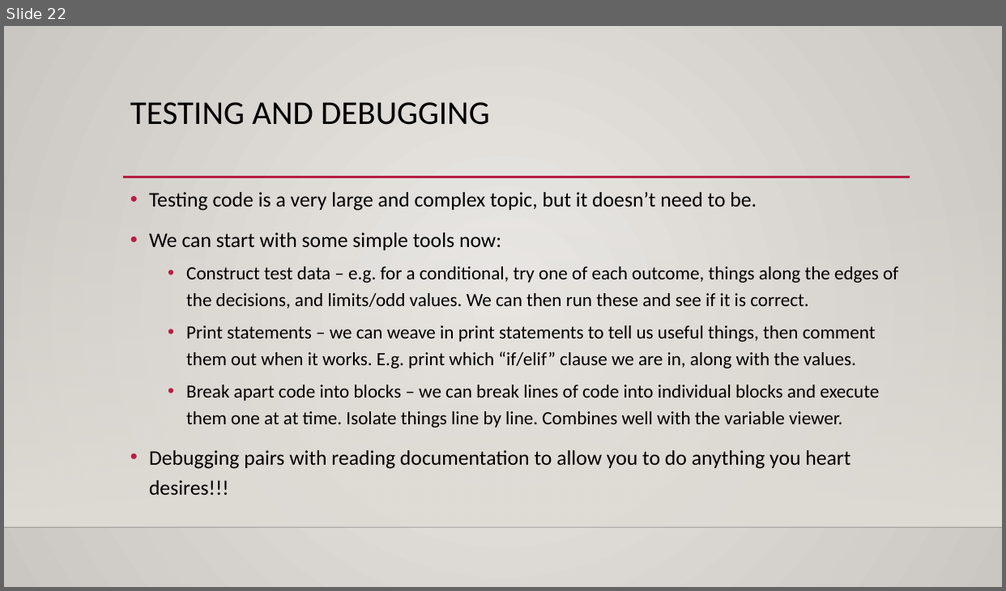
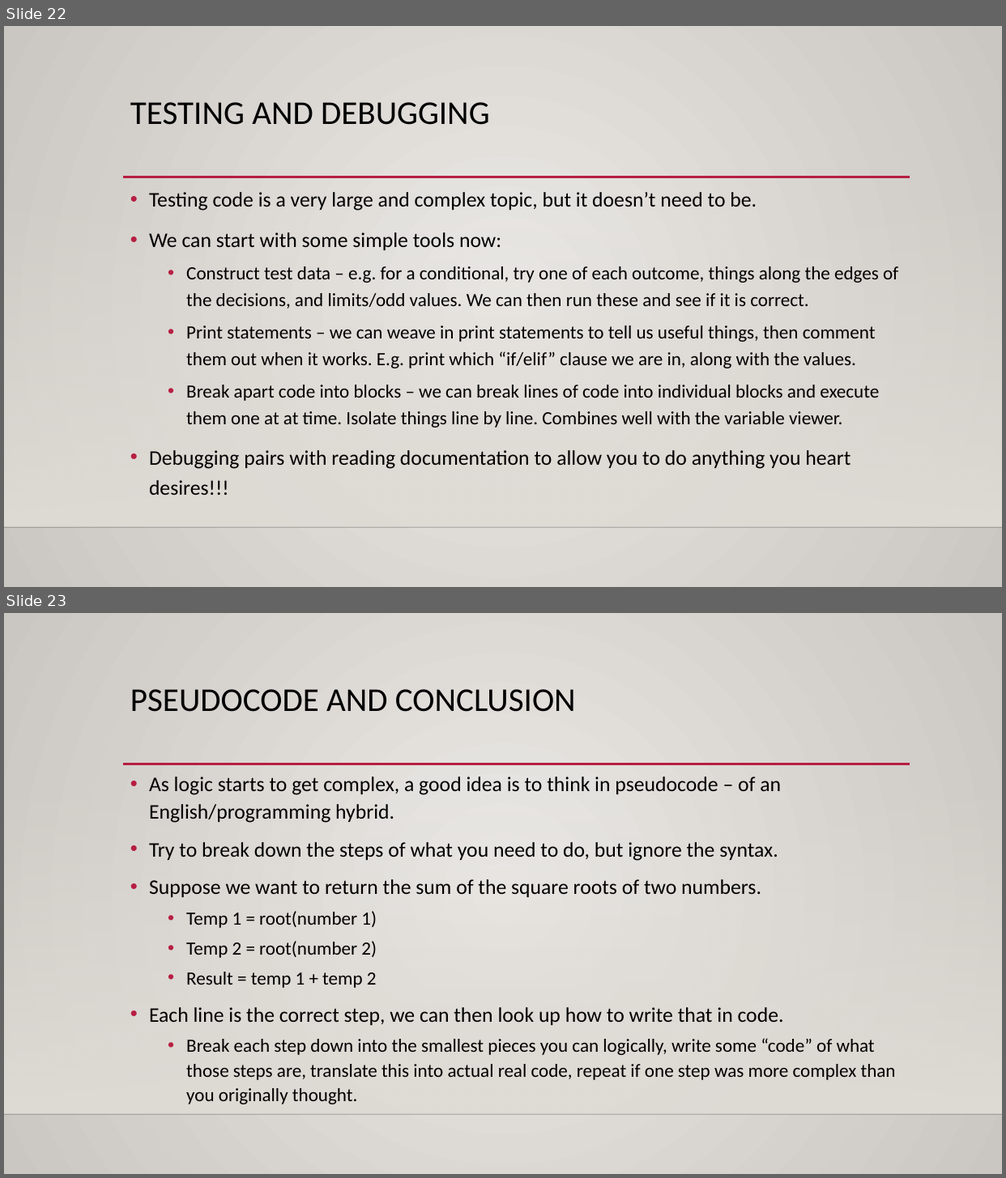
Before and after one commit to okohnkay/Programming_Basics_for_ML, a slide deck: course_material/slides/002_vars_and_control.pptx. Shown one above the other, each under a label of ours: slide 22 before the commit, slides 22 and 23 after it. The pictures are 1006x591 and 1006x1178 pixels, drawn with LibreOffice and Linux fonts; fonts in the diff are those of the drawing; background and template pictures are left out. Boxes give left, top, right and bottom in pixels: in the first picture for what was removed or moved away, otherwise in the second. Text is boxed around its words. In the diff, an @@ line names an element or a change of style, - is before the commit and + after.

```diff
--- a/course_material/slides/002_vars_and_control.pptx
+++ b/course_material/slides/002_vars_and_control.pptx
@@ slide 23 added at [4, 613, 1002, 1174], background gradient #ECEAE7 to #CAC7C1; not listed: 3 template elements that a slide beside it also shows @@
@@ title added at [130, 689, 576, 712], 32 pt, text #000000 @@
+PSEUDOCODE AND CONCLUSION
@@ text added at [149, 777, 896, 1105], 20 pt, text #000000 @@
+• As logic starts to get complex, a good idea is to think in pseudocode – of an English/programming hybrid.
+• Try to break down the steps of what you need to do, but ignore the syntax.
+• Suppose we want to return the sum of the square roots of two numbers.
+  • Temp 1 = root(number 1)
+  • Temp 2 = root(number 2)
+  • Result = temp 1 + temp 2
+• Each line is the correct step, we can then look up how to write that in code.
+  • Break each step down into the smallest pieces you can logically, write some “code” of what those steps are, translate this into actual real code, repeat if one step was more complex than you originally thought.
```
Also in this commit, not shown: 1 slide changed, 1 other slide added, 1 slide removed.
